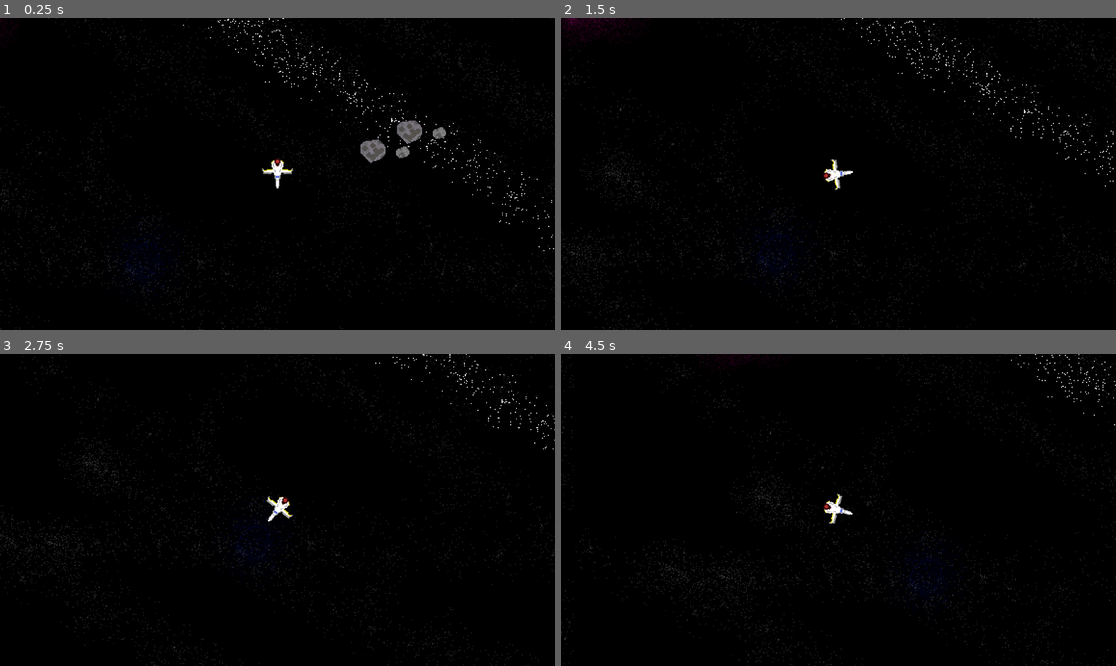
Above: before the commit, frames 1-4 (two rows, left to right).
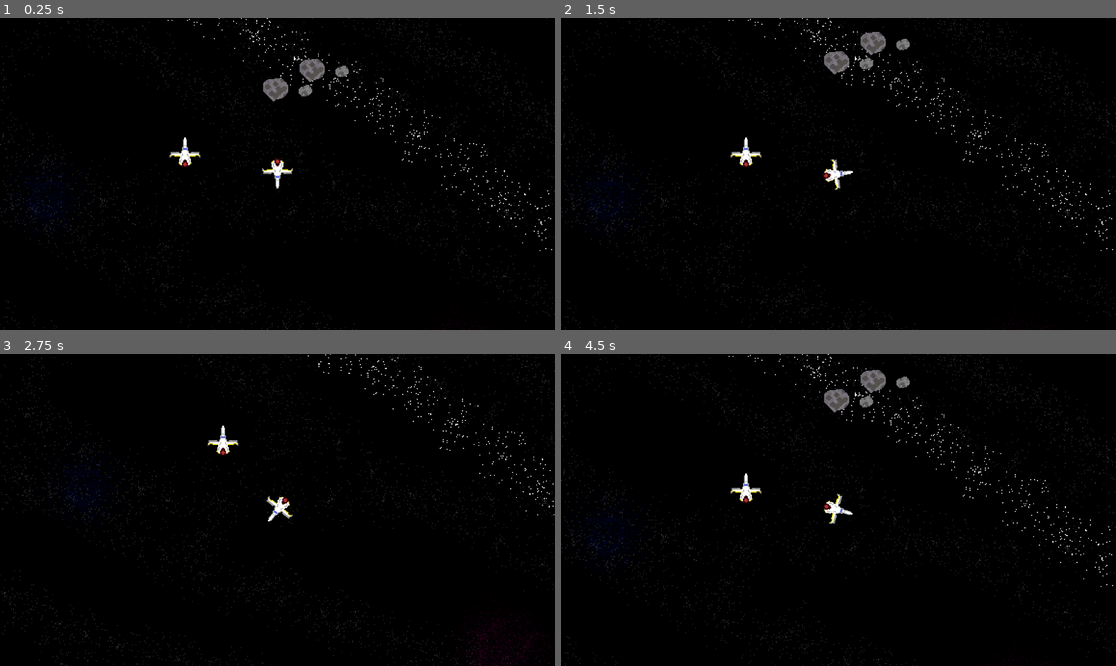
Above: after the commit, the same moments.

Repository: P3dr0-1702/final-reality
Game: Godot game, scene res://scenes/space.tscn
Two runs of this game, one before a commit and one after it. Both use one fixed random seed, a clock stepped at 60 frames per second and the inputs below.
Inputs (mouse positions are in pixels of both pictures, inside the frame that each line leads up to):
- Up to frame 1 (0.25 s): no input
- Up to frame 2 (1.5 s): move the mouse to (960, 158) at 0.52 s; click (960, 158) at 0.6 s; move the mouse to (727, 189) at 1.27 s; click (727, 189) at 1.35 s
- Up to frame 3 (2.75 s): move the mouse to (333, 441) at 2.02 s; click (333, 441) at 2.1 s
- Up to frame 4 (4.5 s): move the mouse to (810, 572) at 2.77 s; click (810, 572) at 2.85 s; move the mouse to (1005, 556) at 3.52 s; click (1005, 556) at 3.6 s; move the mouse to (672, 463) at 4.27 s; click (672, 463) at 4.35 s

The runs differ from the first frame. In frame 1, 4.9% of the frame differs, in the area x 0-100%, y 0-100%; in frame 2, 4.5%; in frame 3, 3.5%; in frame 4, 4.1%.

Commit message:
enemy no bug with asteroids and seems to be working collision

Diff:
--- a/scenes/Player.tscn
+++ b/scenes/Player.tscn
@@ -1,7 +1,8 @@
-[gd_scene load_steps=4 format=3 uid="uid://d1llk7thvj8al"]
+[gd_scene load_steps=5 format=3 uid="uid://d1llk7thvj8al"]
 
 [ext_resource type="Script" uid="uid://c4bb451lxx4op" path="res://scripts/player_move.gd" id="1_v6fml"]
 [ext_resource type="Texture2D" uid="uid://cj16q0w6djmhd" path="res://assets/Space Ship.png" id="2_3li8b"]
+[ext_resource type="PackedScene" uid="uid://cdd1hci8wjlwa" path="res://scenes/death.tscn" id="3_3li8b"]
 
 [sub_resource type="SpriteFrames" id="SpriteFrames_qu4a1"]
 animations = [{
@@ -14,7 +15,7 @@
 "speed": 5.0
 }]
 
-[node name="CharacterBody2D" type="CharacterBody2D"]
+[node name="player" type="CharacterBody2D"]
 rotation = 1.5707964
 script = ExtResource("1_v6fml")
 
@@ -22,5 +23,7 @@
 sprite_frames = SubResource("SpriteFrames_qu4a1")
 animation = &"Default"
 
-[node name="CollisionPolygon2D" type="CollisionPolygon2D" parent="."]
+[node name="death" parent="." instance=ExtResource("3_3li8b")]
+
+[node name="CollisionPolygon2D" type="CollisionPolygon2D" parent="death"]
 polygon = PackedVector2Array(0, -4, 3, 2, 10, 2, 3, 5, 5, 12, 0, 7, -5, 12, -3, 5, -10, 2, -3, 2)
--- /dev/null
+++ b/scenes/death.tscn
@@ -0,0 +1,11 @@
+[gd_scene load_steps=2 format=3 uid="uid://cdd1hci8wjlwa"]
+
+[ext_resource type="Script" uid="uid://bcdmi0xdxk2y2" path="res://scripts/death.gd" id="1_0hhgj"]
+
+[node name="death" type="Area2D"]
+script = ExtResource("1_0hhgj")
+
+[node name="Timer" type="Timer" parent="."]
+
+[connection signal="body_entered" from="." to="." method="_on_body_entered"]
+[connection signal="timeout" from="Timer" to="." method="_on_timer_timeout"]
--- a/scenes/enemy.tscn
+++ b/scenes/enemy.tscn
@@ -15,11 +15,24 @@
 }]
 
 [node name="enemy" type="CharacterBody2D"]
+collision_layer = 2
 script = ExtResource("1_md0e3")
 
 [node name="AnimatedSprite2D" type="AnimatedSprite2D" parent="."]
+position = Vector2(0, 1)
 sprite_frames = SubResource("SpriteFrames_md0e3")
 animation = &"Default"
 
+[node name="Timer" type="Timer" parent="."]
+wait_time = 2.5
+
+[node name="VisibleOnScreenNotifier2D" type="VisibleOnScreenNotifier2D" parent="."]
+visible = false
+rect = Rect2(-16, -14, 32, 30)
+
 [node name="CollisionPolygon2D" type="CollisionPolygon2D" parent="."]
 polygon = PackedVector2Array(0, -4, 3, 2, 10, 2, 3, 5, 5, 12, 0, 7, -5, 12, -3, 5, -10, 2, -3, 2)
+
+[connection signal="timeout" from="Timer" to="." method="_on_timer_timeout"]
+[connection signal="screen_entered" from="VisibleOnScreenNotifier2D" to="." method="_on_visible_on_screen_notifier_2d_screen_entered"]
+[connection signal="screen_exited" from="VisibleOnScreenNotifier2D" to="." method="_on_visible_on_screen_notifier_2d_screen_exited"]
--- a/scenes/space.tscn
+++ b/scenes/space.tscn
@@ -1,8 +1,9 @@
-[gd_scene load_steps=8 format=4 uid="uid://djuek6kech5fc"]
+[gd_scene load_steps=9 format=4 uid="uid://djuek6kech5fc"]
 
 [ext_resource type="Texture2D" uid="uid://bff7lntyg3fax" path="res://assets/Space.png" id="1_c6rj5"]
 [ext_resource type="PackedScene" uid="uid://d1llk7thvj8al" path="res://scenes/Player.tscn" id="2_dtwn4"]
 [ext_resource type="PackedScene" uid="uid://cvr4156f6e2ce" path="res://scenes/asteroid.tscn" id="3_dtwn4"]
+[ext_resource type="PackedScene" uid="uid://bk7g63u2340e4" path="res://scenes/enemy.tscn" id="4_x2olr"]
 
 [sub_resource type="TileSetAtlasSource" id="TileSetAtlasSource_x2olr"]
 texture = ExtResource("1_c6rj5")
@@ -26,7 +27,7 @@
 tile_set = SubResource("TileSet_1gvwg")
 
 [node name="CharacterBody2D" parent="." instance=ExtResource("2_dtwn4")]
-position = Vector2(1, 0)
+position = Vector2(102, 64)
 
 [node name="Camera2D" type="Camera2D" parent="CharacterBody2D"]
 zoom = Vector2(2, 2)
@@ -35,8 +36,6 @@
 
 [node name="RigidBody2D" parent="Asteroids" instance=ExtResource("3_dtwn4")]
 position = Vector2(137, -70)
-mass = 2.786
-linear_velocity = Vector2(-20, 20)
 
 [node name="CollisionShape2D" type="CollisionShape2D" parent="Asteroids/RigidBody2D"]
 position = Vector2(1, -2)
@@ -48,3 +47,7 @@
 [node name="CollisionShape2D" type="CollisionShape2D" parent="Asteroids/Asteroid"]
 position = Vector2(1, -3)
 shape = SubResource("CapsuleShape2D_dtwn4")
+
+[node name="enemy" parent="." instance=ExtResource("4_x2olr")]
+position = Vector2(6, 40)
+collision_layer = 1
--- /dev/null
+++ b/scripts/death.gd
@@ -0,0 +1,10 @@
+extends Area2D
+
+@onready var timer = $Timer
+
+func _on_body_entered(body):
+	print("you died lol")
+	timer.start()
+
+func _on_timer_timeout() -> void:
+	get_tree().reload_current_scene()
--- a/scripts/enemy.gd
+++ b/scripts/enemy.gd
@@ -1,9 +1,10 @@
 extends CharacterBody2D
 
+@onready var timer: Timer = $Timer
+#@onready var bullet = preload("res://scenes/Bullet.tscn")
 
-const SPEED = 300.0
+const SPEED = 150.0
 const JUMP_VELOCITY = -400.0
-
 
 func _physics_process(delta: float) -> void:
 	var direction := 0
@@ -13,3 +14,14 @@
 		velocity.x = move_toward(velocity.x, 0, SPEED)
 
 	move_and_slide()
+
+func _on_visible_on_screen_notifier_2d_screen_entered() -> void:
+	timer.start()
+
+func _on_visible_on_screen_notifier_2d_screen_exited() -> void:
+	timer.stop()
+
+func _on_timer_timeout() -> void:
+	print("shoot")
+	#var bullet_spawn = bullet.instantiate()
+	#get_tree().current_scene.add_child(bullet_spawn)
Not shown, added: scripts/death.gd.uid
